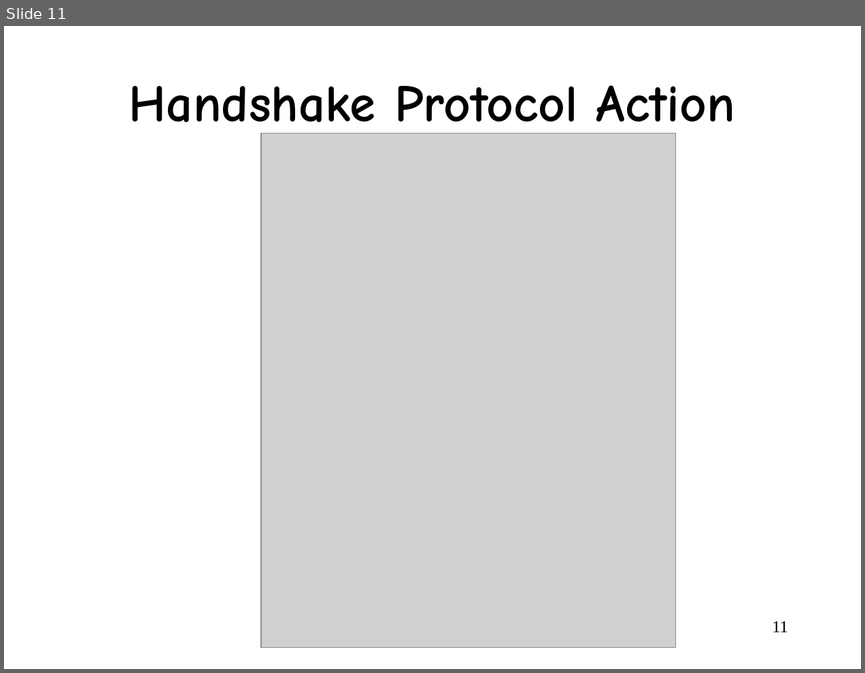
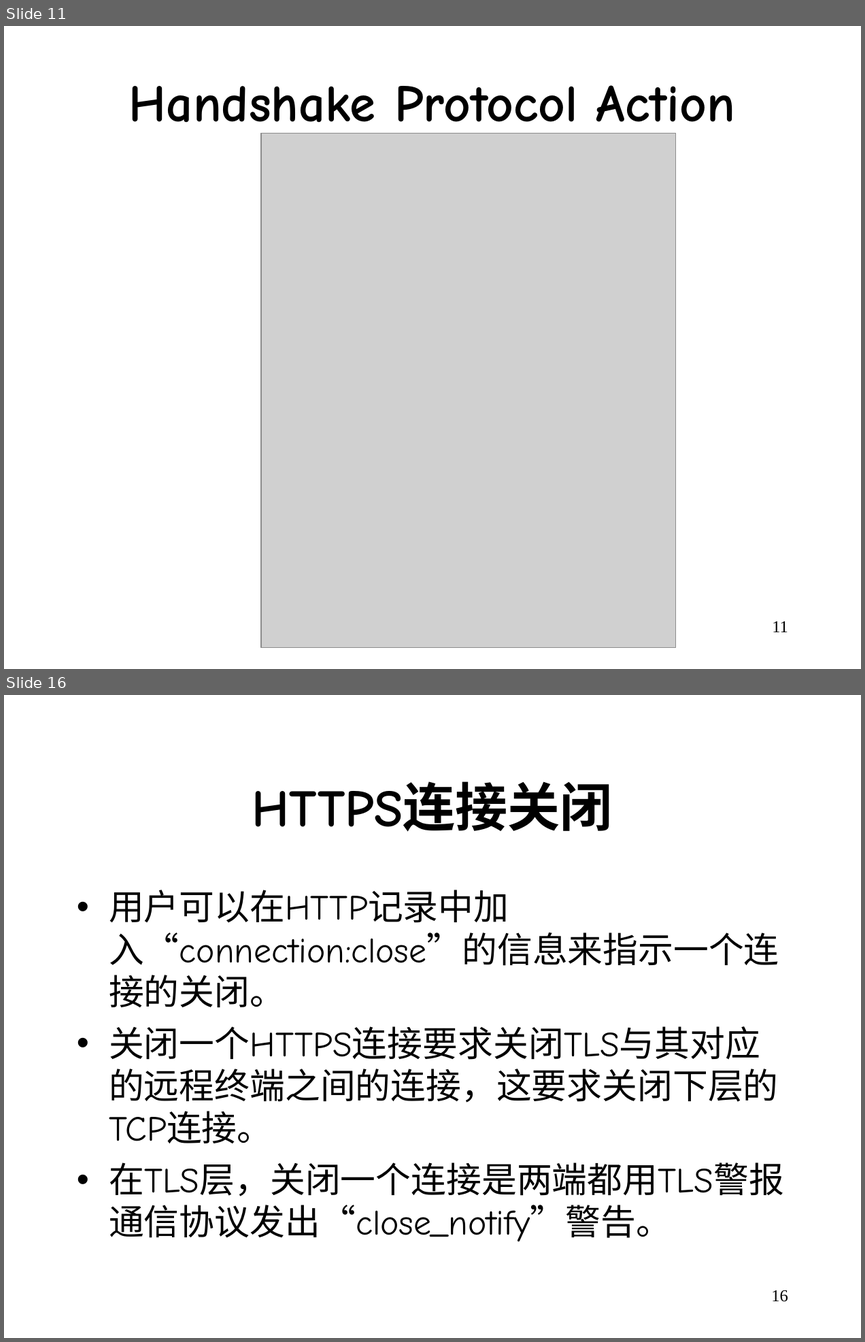
Before and after one commit to wangjin0818/Network_Security, a slide deck: week 08/Chapter 7.ppt. Shown one above the other, each under a label of ours: slide 11 before the commit, slides 11 and 16 after it; the slides between them are not shown. The pictures are 865x673 and 865x1342 pixels, drawn with LibreOffice and Linux fonts; fonts in the diff are those of the drawing; grey boxes stand for pictures. Boxes give left, top, right and bottom in pixels: in the first picture for what was removed or moved away, otherwise in the second. Text is boxed around its words. In the diff, an @@ line names an element or a change of style, - is before the commit and + after.

```diff
--- a/week 08/Chapter 7.ppt
+++ b/week 08/Chapter 7.ppt
@@ slide 16 added at [4,695,861,1338], background #FFFFFF @@
@@ title added at [252,781,613,832], 44 pt, text #000000, bold @@
+HTTPS连接关闭
@@ text added at [109,889,784,1242], 29.6 pt, text #000000 @@
+• 用户可以在HTTP记录中加入“connection:close”的信息来指示一个连接的关闭。
+• 关闭一个HTTPS连接要求关闭TLS与其对应的远程终端之间的连接，这要求关闭下层的TCP连接。
+• 在TLS层，关闭一个连接是两端都用TLS警报通信协议发出“close_notify”警告。
@@ page number added at [771,1289,788,1302], 14 pt, text #000000 @@
+16
```
Also in this commit, not shown: 1 slide changed, 17 other slides added, 10 slides removed.
